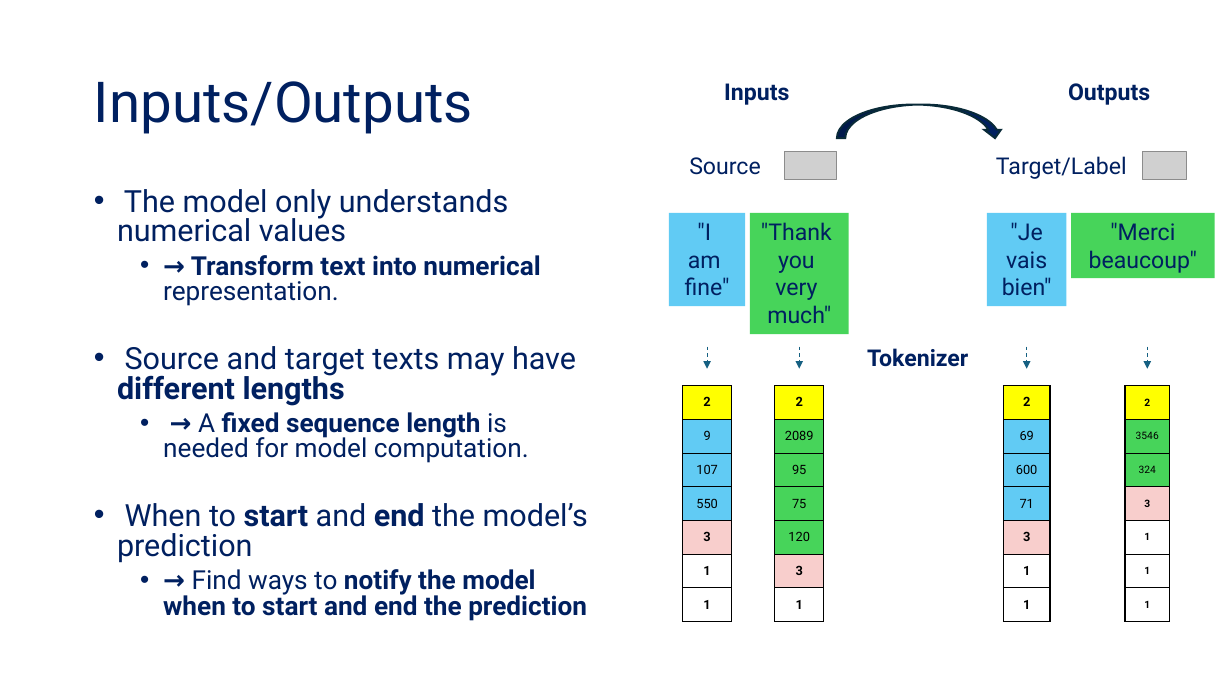
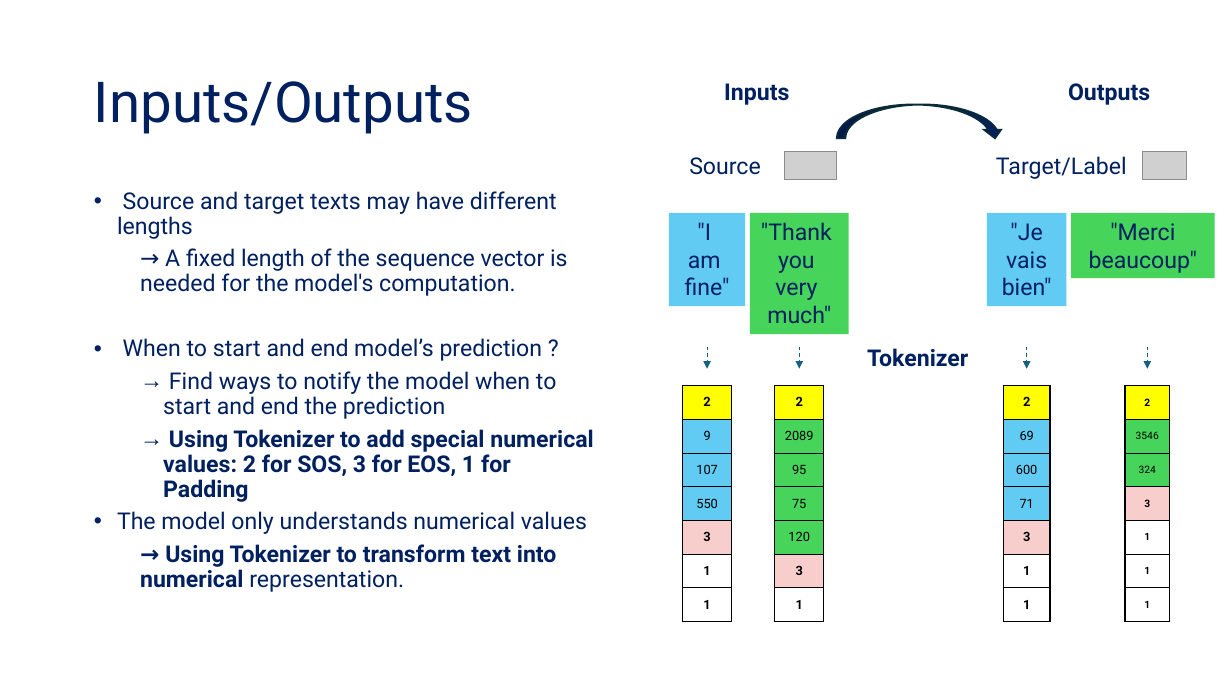
Before and after one commit to tanquangduong/transformer-pt, a slide deck: slide 23 of presentation/Transformer_Udemy/Udemy_P2_Introduction to Transformer.pptx (slide 21 before the commit). Drawn at 1232x693 pixels with LibreOffice and Linux fonts; fonts in the diff are those of the drawing; grey boxes stand for pictures. Boxes give left, top, right and bottom in pixels: in the first picture for what was removed or moved away, otherwise in the second. Text is boxed around its words. In the diff, an @@ line names an element or a change of style, - is before the commit and + after.

```diff
--- a/presentation/Transformer_Udemy/Udemy_P2_Introduction to Transformer.pptx
+++ b/presentation/Transformer_Udemy/Udemy_P2_Introduction to Transformer.pptx
@@ text at box(117, 191, 593, 502): paragraphs added @@
+• Source and target texts may have different lengths
+  → A fixed length of the sequence vector is needed for the model's computation.
+• When to start and end model’s prediction ?
+  → Find ways to notify the model when to start and end the prediction
+  → Using Tokenizer to add special numerical values: 2 for SOS, 3 for EOS, 1 for Padding
@@ text at box(117, 511, 587, 534): size 23.8 to 18 pt in "The model only understands numerical values"; line spacing 0.8 to 0.9 @@
@@ text at box(140, 544, 557, 592): text changed; size 20.4 to 18 pt @@
-  • → Transform text into numerical representation.
-• Source and target texts may have different lengths
-  • → A fixed sequence length is needed for model computation.
-• When to start and end the model’s prediction
-  • → Find ways to notify the model when to start and end the prediction
+  → Using Tokenizer to transform text into numerical representation.
```
Also in this commit, not shown: 42 other slides changed, 3 slides added, 11 slides removed, 25 other files.
